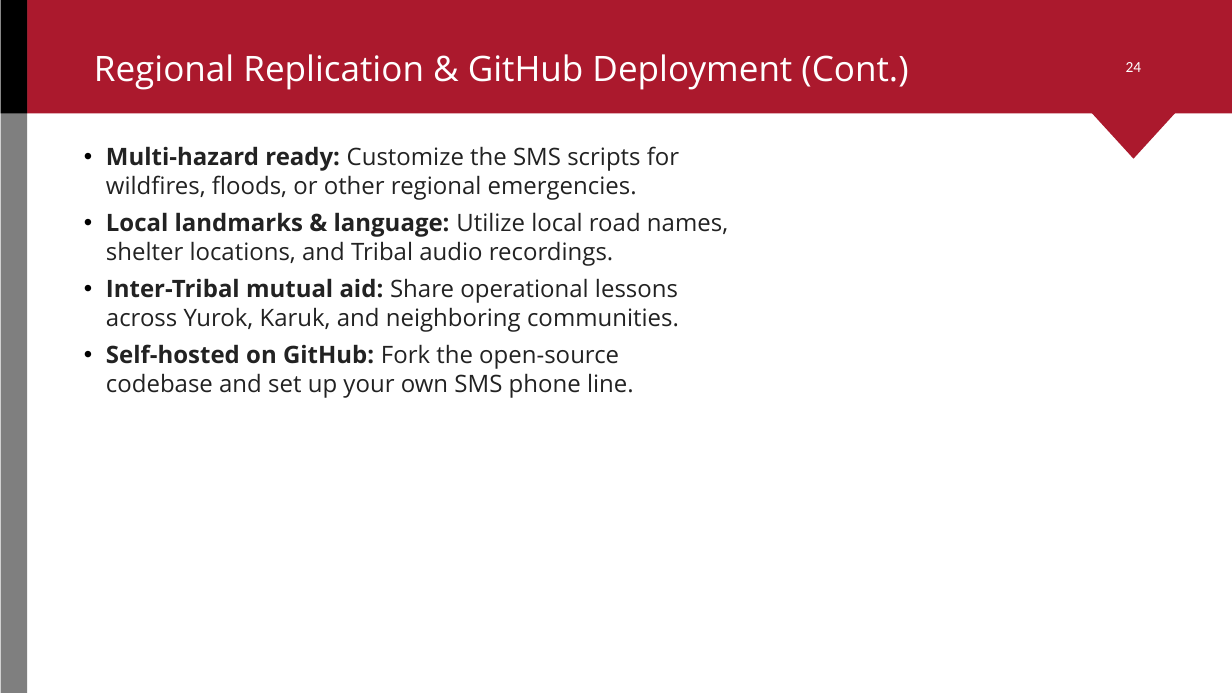
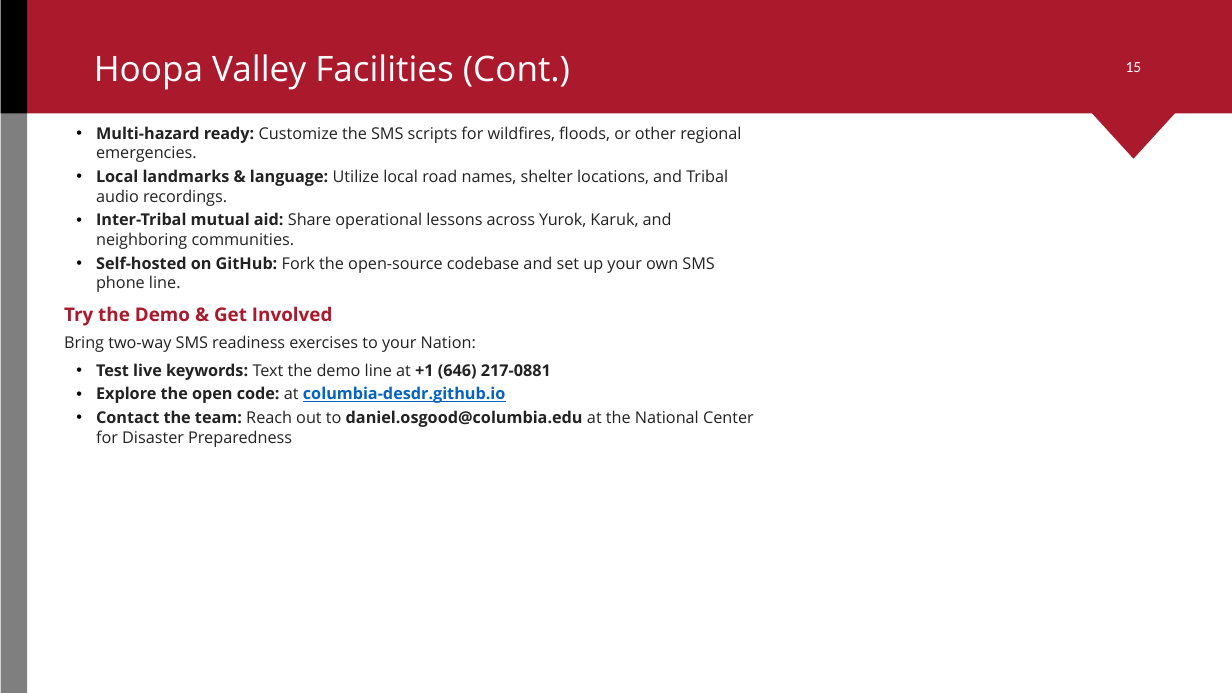
Before and after one commit to ccsfist/gitio2ppt, a slide deck: slide 15 of HoopaValley_Workshop.pptx (slide 24 before the commit). Drawn at 1232x693 pixels with LibreOffice and Linux fonts; fonts in the diff are those of the drawing; background and template pictures are left out. Boxes give left, top, right and bottom in pixels: in the first picture for what was removed or moved away, otherwise in the second. Text is boxed around its words. In the diff, an @@ line names an element or a change of style, - is before the commit and + after.

```diff
--- a/HoopaValley_Workshop.pptx
+++ b/HoopaValley_Workshop.pptx
@@ title at bbox=[94, 54, 570, 90]: text changed @@
-Regional Replication & GitHub Deployment (Cont.)
+Hoopa Valley Facilities (Cont.)
@@ page number at bbox=[1126, 62, 1142, 72]: text changed @@
-24
+15
@@ text "Multi-hazard ready: Customize the SMS ...": place and size @@
-text "Multi-hazard ready: Customize the SMS ..." at bbox=[106, 146, 728, 398]
+text "Multi-hazard ready: Customize the SMS ..." at bbox=[96, 126, 741, 292]
@@ text "Multi-hazard ready: Customize the SMS ..." at bbox=[96, 126, 741, 292]: size 14 to 9.5 pt; indent changed; less space between paragraphs @@
@@ text added at bbox=[64, 306, 333, 326], 11 pt, text #AB192D, bold @@
+Try the Demo & Get Involved
@@ text added at bbox=[64, 335, 476, 352], 9.5 pt, text #222222 @@
+Bring two-way SMS readiness exercises to your Nation:
@@ text added at bbox=[96, 363, 754, 447], 9.5 pt, text #222222, bold @@
+• Test live keywords: Text the demo line at +1 (646) 217-0881
+• Explore the open code: at columbia-desdr.github.io
+• Contact the team: Reach out to daniel.osgood@columbia.edu at the National Center for Disaster Preparedness
```
Also in this commit, not shown: 14 other slides changed, 10 slides removed, 6 other files.
